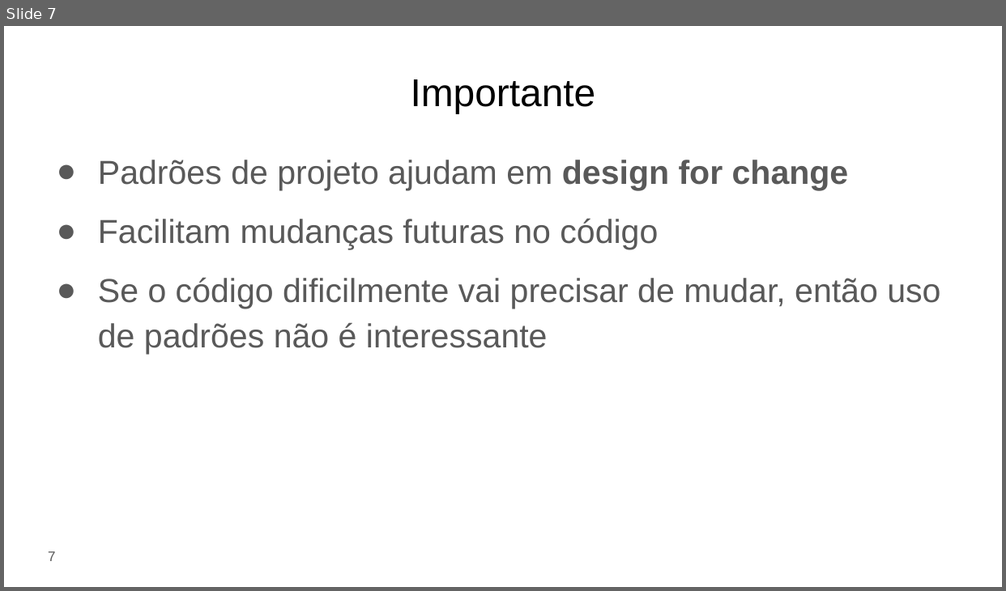
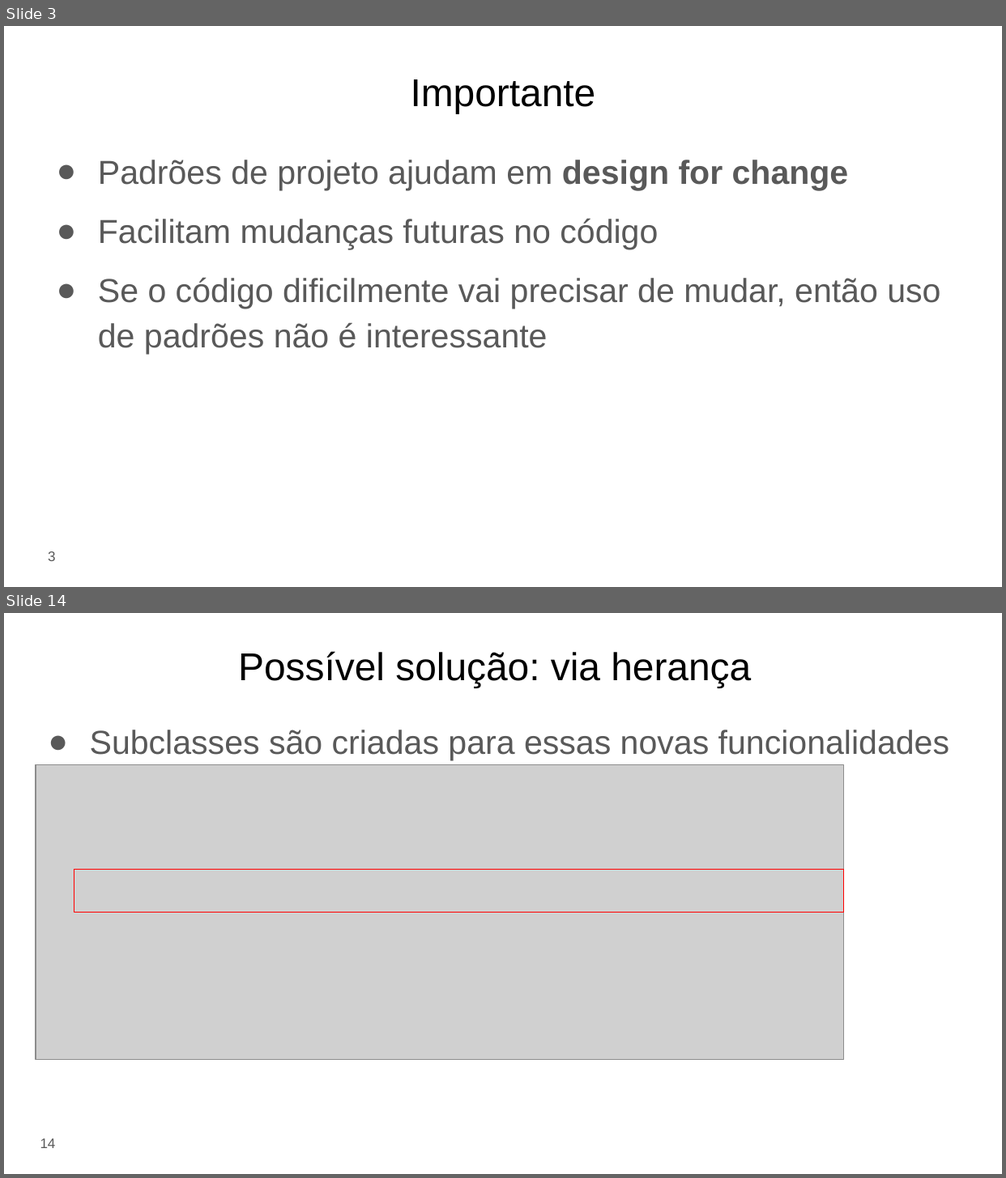
Before and after one commit to eduardocunha11/firstblog, a slide deck: aulas/gsi526/aula17-padroes-de-projeto.pptx. Shown one above the other, each under a label of ours: slide 7 before the commit, slides 3 and 14 after it; the slides between them are not shown. The pictures are 1006x591 and 1006x1178 pixels, drawn with LibreOffice and Linux fonts; fonts in the diff are those of the drawing; grey boxes stand for pictures. Boxes give left, top, right and bottom in pixels: in the first picture for what was removed or moved away, otherwise in the second. Text is boxed around its words. In the diff, an @@ line names an element or a change of style, - is before the commit and + after.

```diff
--- a/aulas/gsi526/aula17-padroes-de-projeto.pptx
+++ b/aulas/gsi526/aula17-padroes-de-projeto.pptx
@@ slide 14 added at bbox=[4, 613, 1002, 1174], background #FFFFFF @@
@@ title added at bbox=[238, 651, 751, 688], 28 pt, text #000000 @@
+Possível solução: via herança
@@ text added at bbox=[90, 730, 949, 760], 24 pt, text #595959 @@
+● Subclasses são criadas para essas novas funcionalidades
@@ picture added at bbox=[36, 764, 844, 1059] @@
@@ rectangle added at bbox=[74, 870, 843, 913], outline #FF0000 0.75 pt @@
@@ page number added at bbox=[40, 1139, 56, 1148], 10 pt, text #595959 @@
+14
@@ what was slide 7 is now slide 3 @@
@@ page number at bbox=[48, 552, 56, 561]: text changed @@
-7
+3
```
Also in this commit, not shown: 5 slides changed, 46 other slides added, 37 slides removed, 34 other files.
